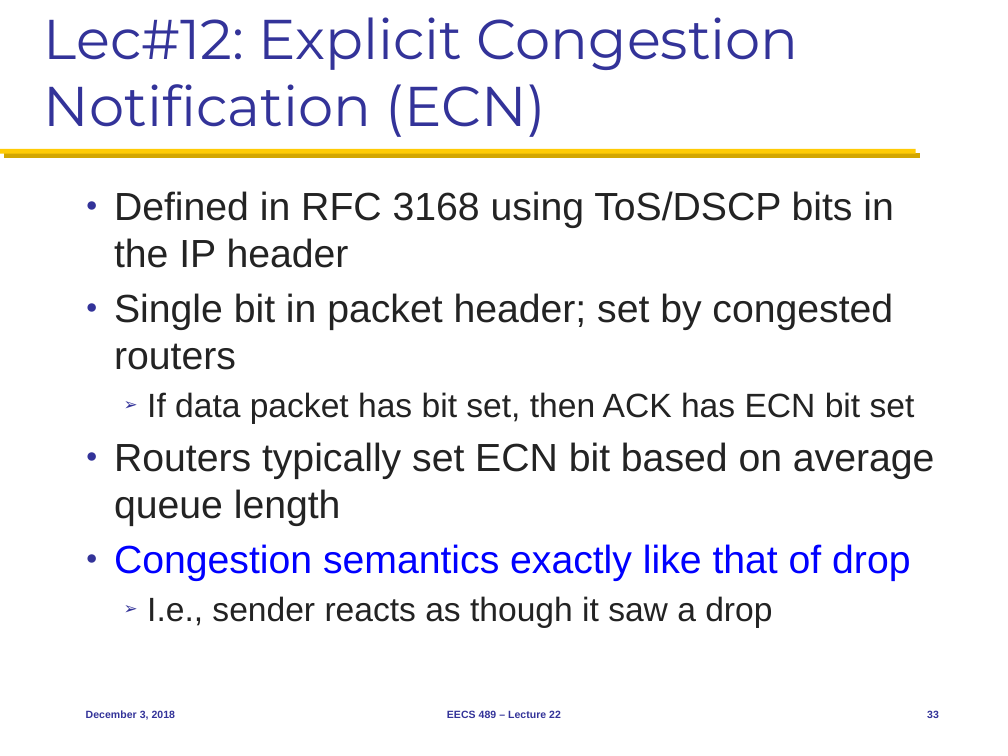
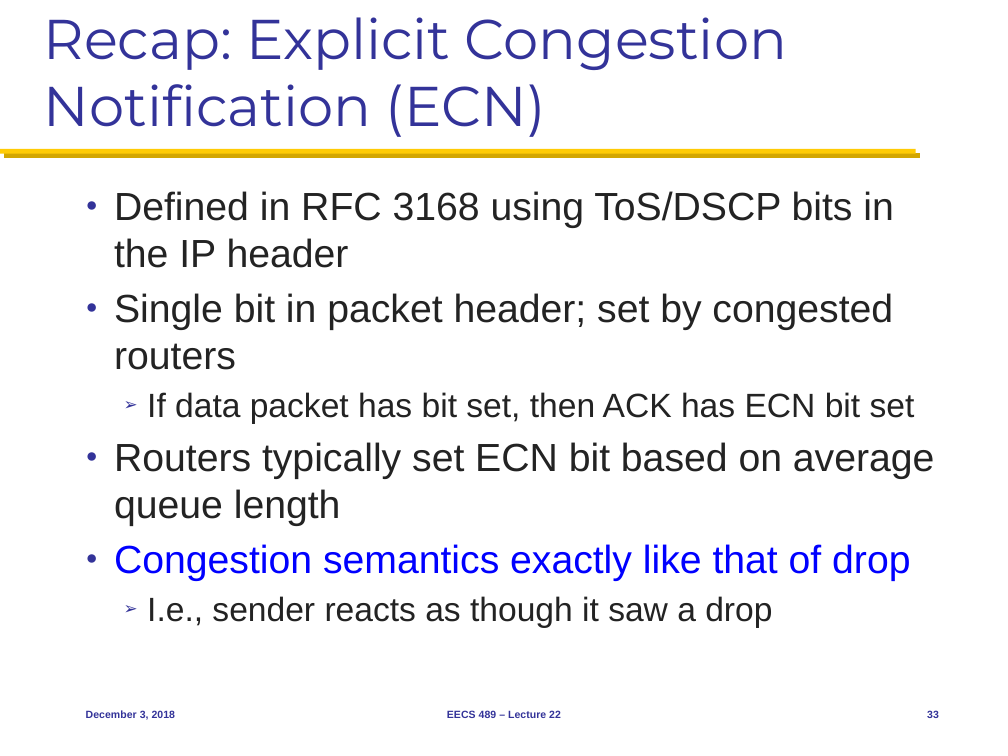
Before and after one commit to mosharaf/eecs489, a slide deck: slide 33 of Slides/120318.pptx. Drawn at 1008x756 pixels with LibreOffice and Linux fonts; fonts in the diff are those of the drawing. Boxes give left, top, right and bottom in pixels: in the first picture for what was removed or moved away, otherwise in the second. Text is boxed around its words. In the diff, an @@ line names an element or a change of style, - is before the commit and + after.

Commit message:
Tweaks to Dec 3

```diff
--- a/Slides/120318.pptx
+++ b/Slides/120318.pptx
@@ title at (44,17,787,137): text changed @@
-Lec#12: Explicit Congestion Notification (ECN)
+Recap: Explicit Congestion Notification (ECN)
```
Also in this commit, not shown: 1 other slide changed.
